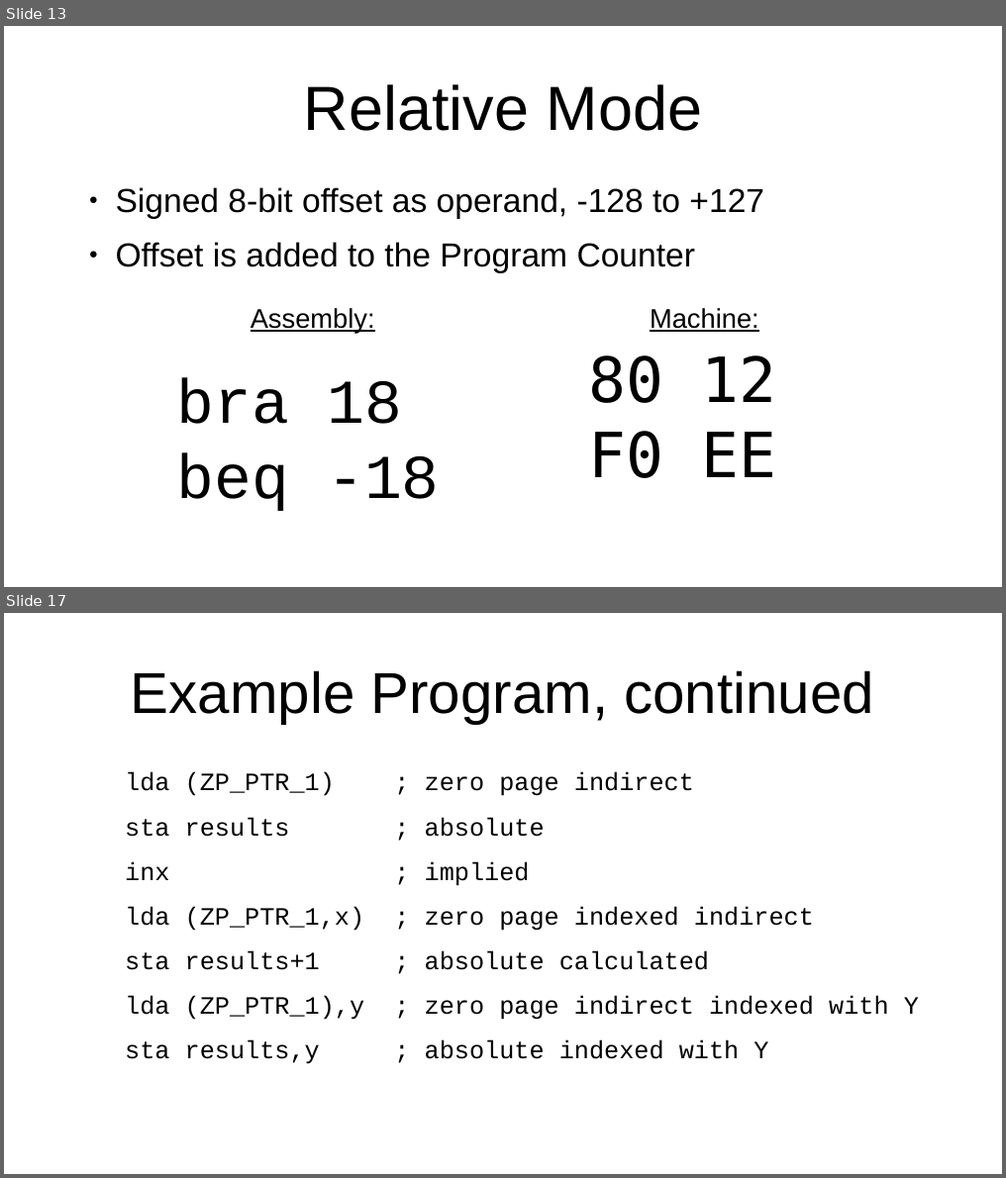
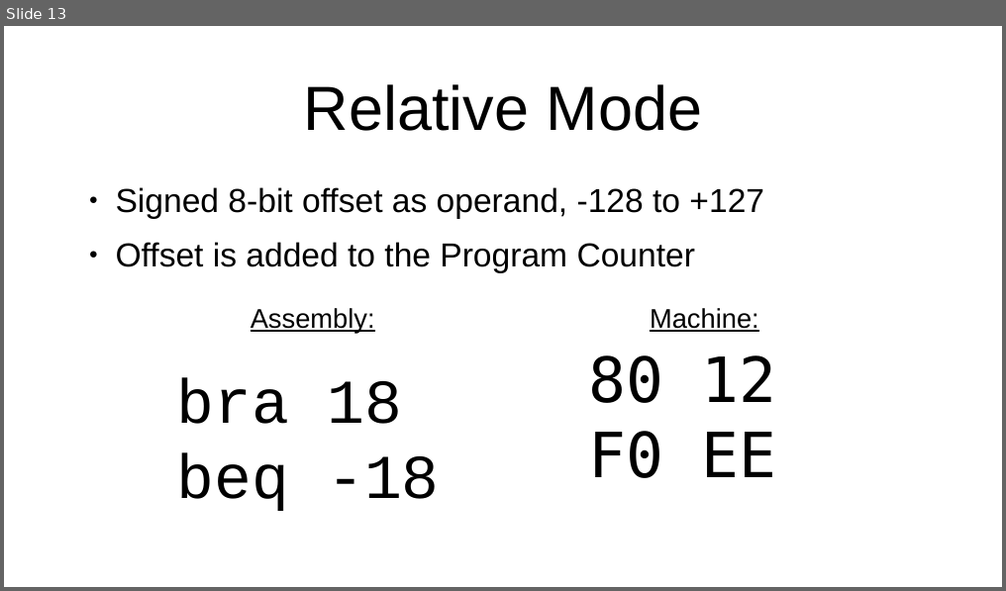
Before and after one commit to SlithyMatt/x16-assembly-tutorial, a slide deck: Lesson2/Lesson2.odp. Shown one above the other, each under a label of ours: slides 13 and 17 before the commit, slide 13 after it; the slides between them are not shown. The pictures are 1006x1178 and 1006x591 pixels, drawn with LibreOffice and Linux fonts; fonts in the diff are those of the drawing. Boxes give left, top, right and bottom in pixels: in the first picture for what was removed or moved away, otherwise in the second. Text is boxed around its words. In the diff, an @@ line names an element or a change of style, - is before the commit and + after.

```diff
--- a/Lesson2/Lesson2.odp
+++ b/Lesson2/Lesson2.odp
@@ slide 17 removed at (4, 613, 1002, 1174), background #FFFFFF @@
@@ title removed at (131, 670, 874, 724) @@
-Example Program, continued
@@ text removed at (125, 772, 919, 1064) @@
-lda (ZP_PTR_1) ; zero page indirect
-sta results ; absolute
-inx ; implied
-lda (ZP_PTR_1,x) ; zero page indexed indirect
-sta results+1 ; absolute calculated
-lda (ZP_PTR_1),y ; zero page indirect indexed with Y
-sta results,y ; absolute indexed with Y
```
Also in this commit, not shown: 2 slides changed, 2 slides added, 4 other slides removed, 2 other files.
